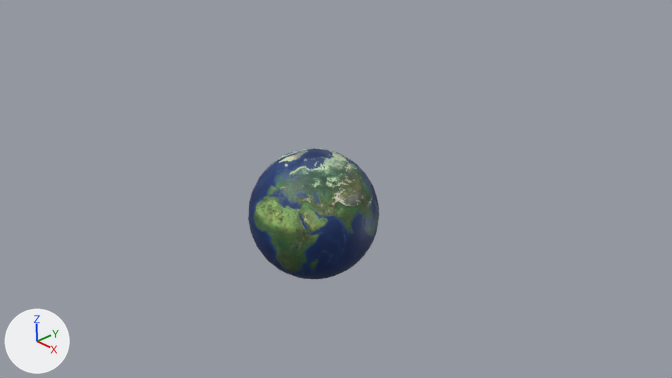
A saved change to the Blender file 01-Models/Weltkugel.blend.
Before and after are seen from the file's camera 'Camera'. Every picture has the same lights, and +X, +Y and +Z are marked at lower left.
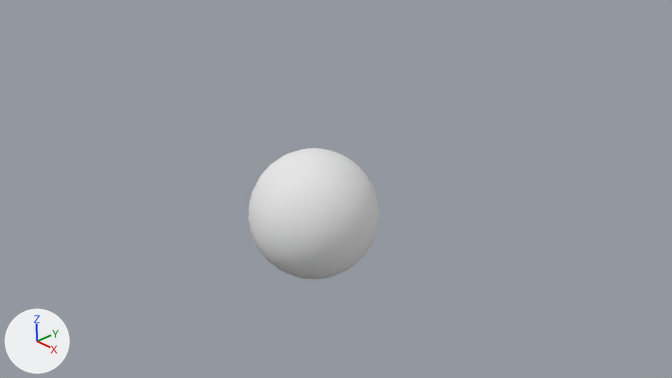
Location of each change, [x1, y1, x2, y2] in pixels of the pictures (672 x 378 px):
'Sphere', recoloured: [248, 148, 379, 279] in both

The change in detail:
Material 'Material' (mat_material) is new.
Its base color is (0.8, 0.8, 0.8) (white #e7e7e7).
me_sphere has 482 vertices, 512 faces and spans x -1.0..1.0, y -1.0..1.0, z -1.0..1.0.
me_sphere no longer uses material mat_weltbild_jpg (picture img_weltbild_jpg).
me_sphere now uses material mat_material (white #e7e7e7).
